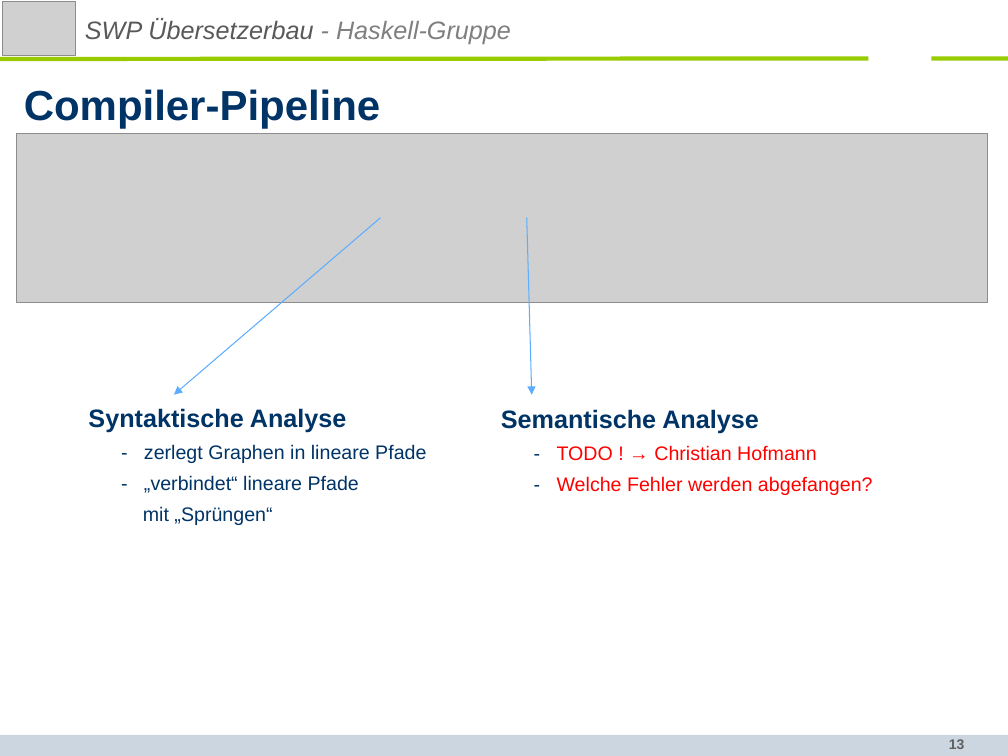
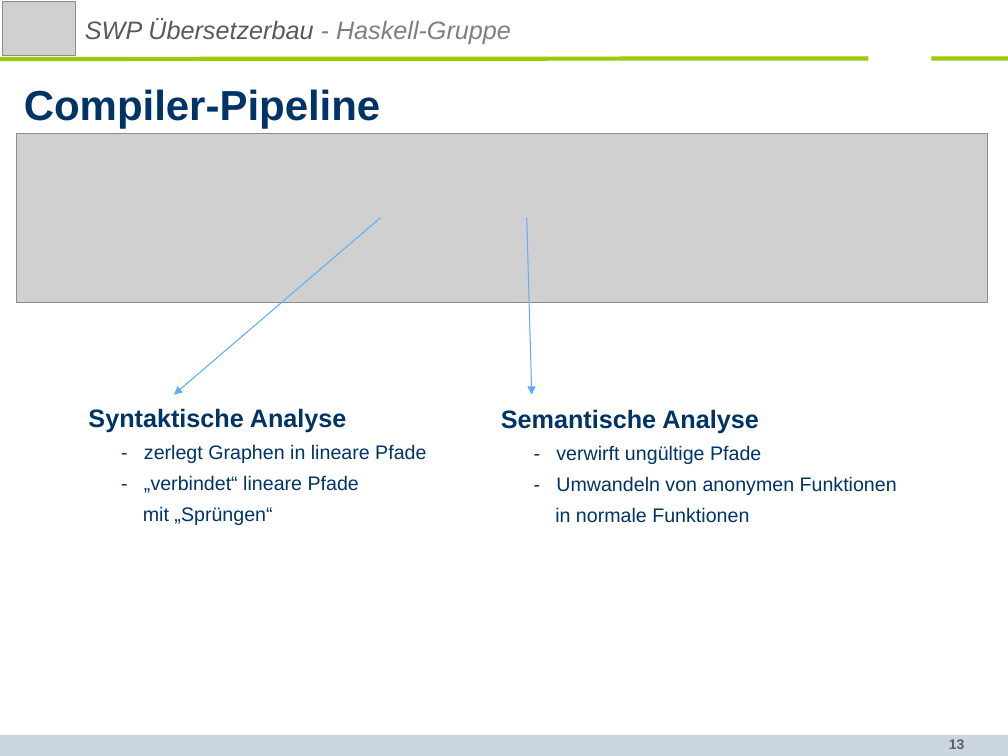
Before and after one commit to SWP-Ubau-SoSe2014-Haskell/SWPSoSe14, a slide deck: slide 13 of documentation/SWPSoSe14MS3.ppt. Drawn at 1008x756 pixels with LibreOffice and Linux fonts; fonts in the diff are those of the drawing; grey boxes stand for pictures; background and template pictures are left out. Boxes give left, top, right and bottom in pixels: in the first picture for what was removed or moved away, otherwise in the second. Text is boxed around its words. In the diff, an @@ line names an element or a change of style, - is before the commit and + after.

```diff
--- a/documentation/SWPSoSe14MS3.ppt
+++ b/documentation/SWPSoSe14MS3.ppt
@@ text at [555,445,897,523]: text changed; text colour #FF0000 to #003366 @@
-- TODO ! → Christian Hofmann
-- Welche Fehler werden abgefangen?
+- verwirft ungültige Pfade
+- Umwandeln von anonymen Funktionen
+in normale Funktionen
```
Also in this commit, not shown: 12 other slides changed.
